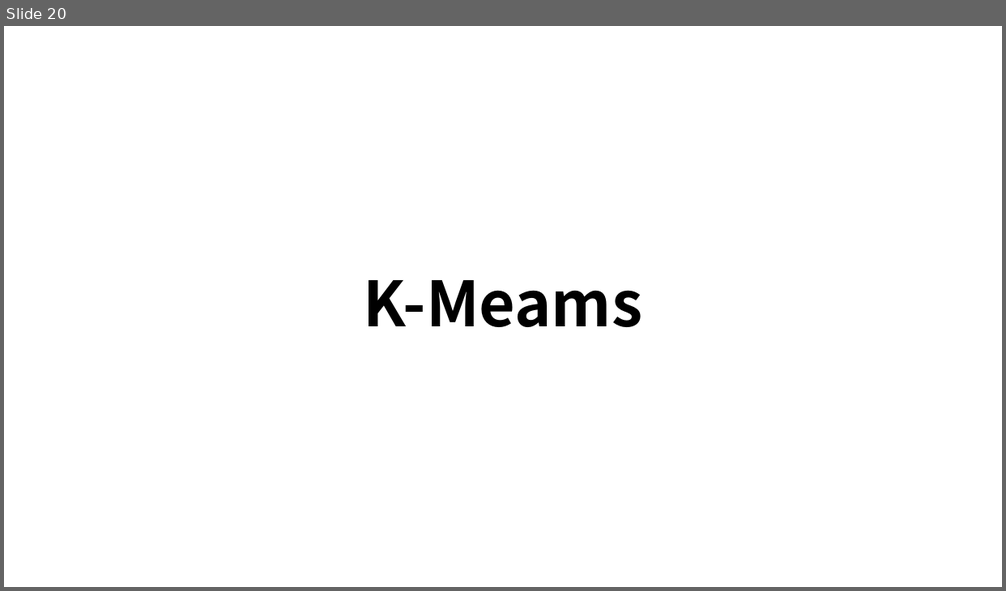
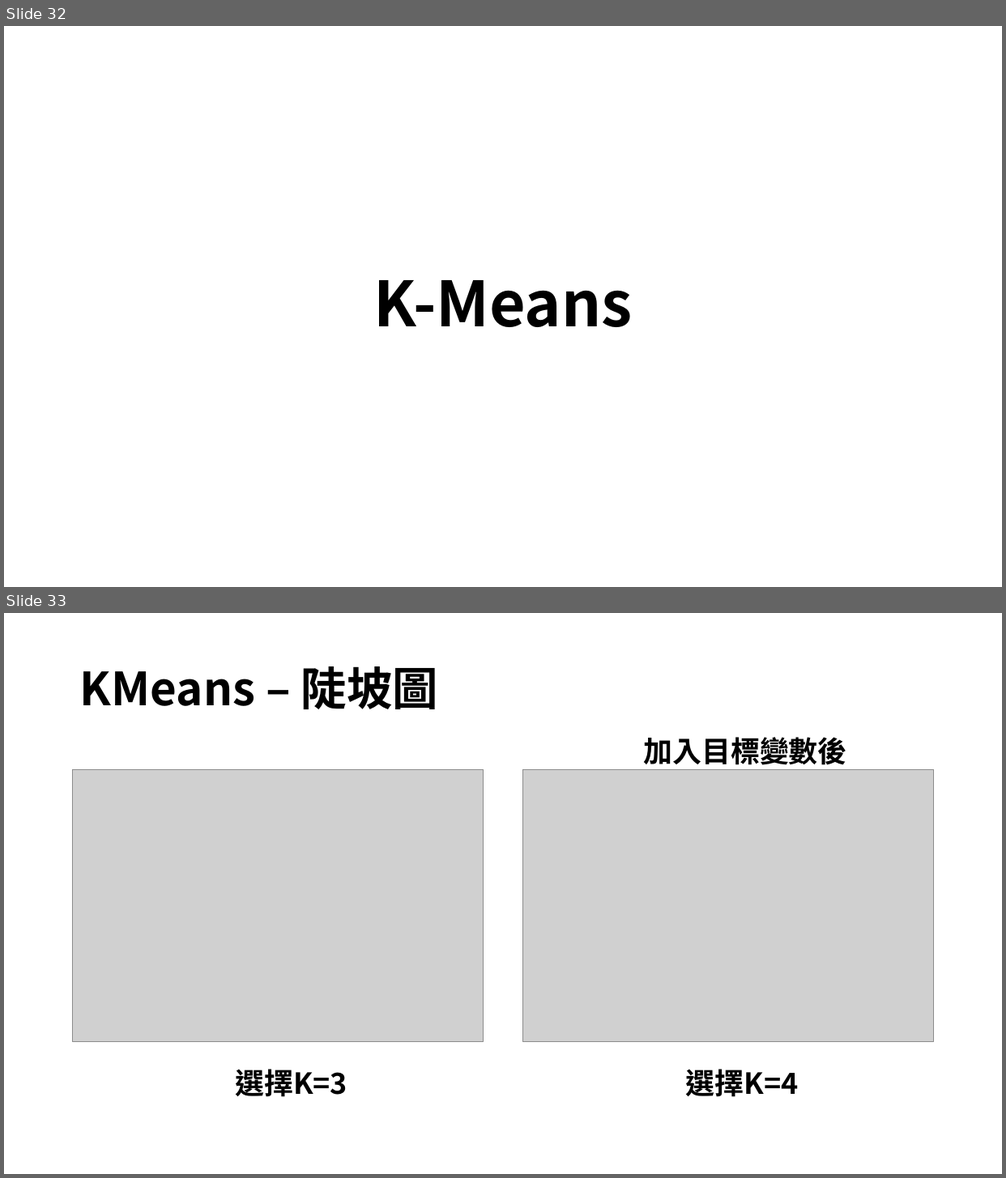
Before and after one commit to RyanLin987/Data-Mining-Project, a slide deck: 採礦期末報告.pptx. Shown one above the other, each under a label of ours: slide 20 before the commit, slides 32 and 33 after it. The pictures are 1006x591 and 1006x1178 pixels, drawn with LibreOffice and Linux fonts; fonts in the diff are those of the drawing; grey boxes stand for pictures. Boxes give left, top, right and bottom in pixels: in the first picture for what was removed or moved away, otherwise in the second. Text is boxed around its words. In the diff, an @@ line names an element or a change of style, - is before the commit and + after.

```diff
--- a/採礦期末報告.pptx
+++ b/採礦期末報告.pptx
@@ slide 33 added at [4, 613, 1002, 1174], background #FFFFFF @@
@@ title added at [80, 666, 438, 709], 44 pt, text #000000, bold @@
+KMeans – 陡坡圖
@@ text added at [644, 737, 847, 765], 28 pt, text #000000, bold @@
+加入目標變數後
@@ picture added at [73, 769, 484, 1042] @@
@@ picture added at [522, 769, 934, 1042] @@
@@ text added at [235, 1069, 347, 1097], 28 pt, text #000000, bold @@
+選擇K=3
@@ text added at [686, 1069, 799, 1097], 28 pt, text #000000, bold @@
+選擇K=4
@@ what was slide 20 is now slide 32 @@
@@ slide 32 changed as well @@
@@ title at [373, 280, 633, 327]: text changed @@
-K-Meams
+K-Means
```
Also in this commit, not shown: 4 other slides changed, 24 other slides added, 16 slides removed, 2 other files.
